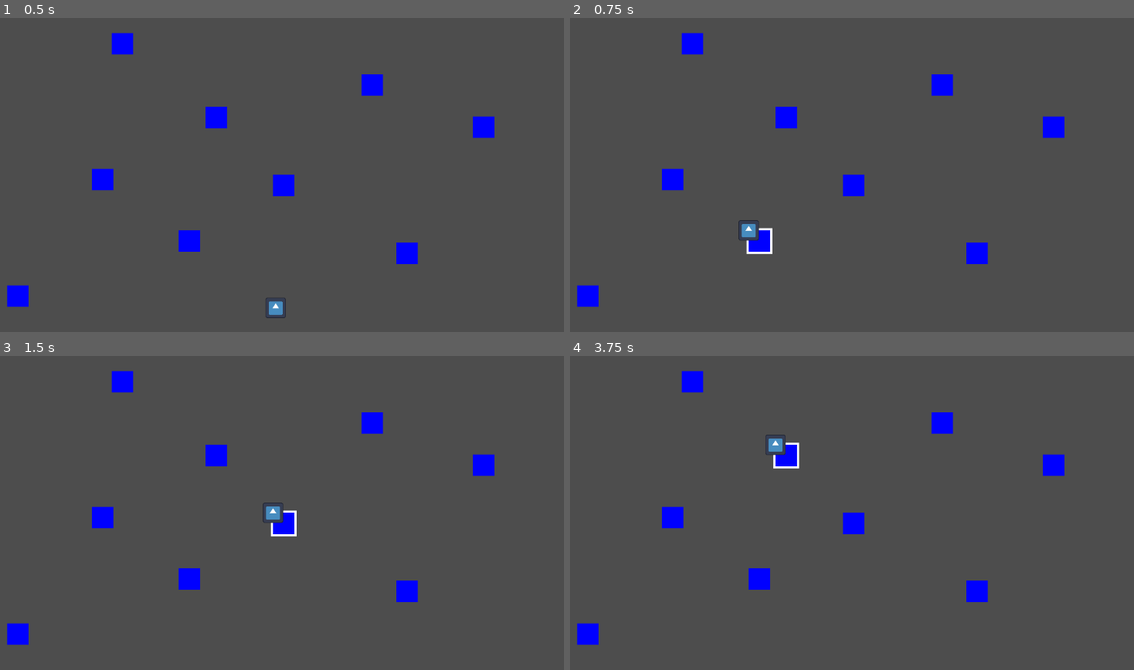
Above: before the commit, frames 1-4 (two rows, left to right).
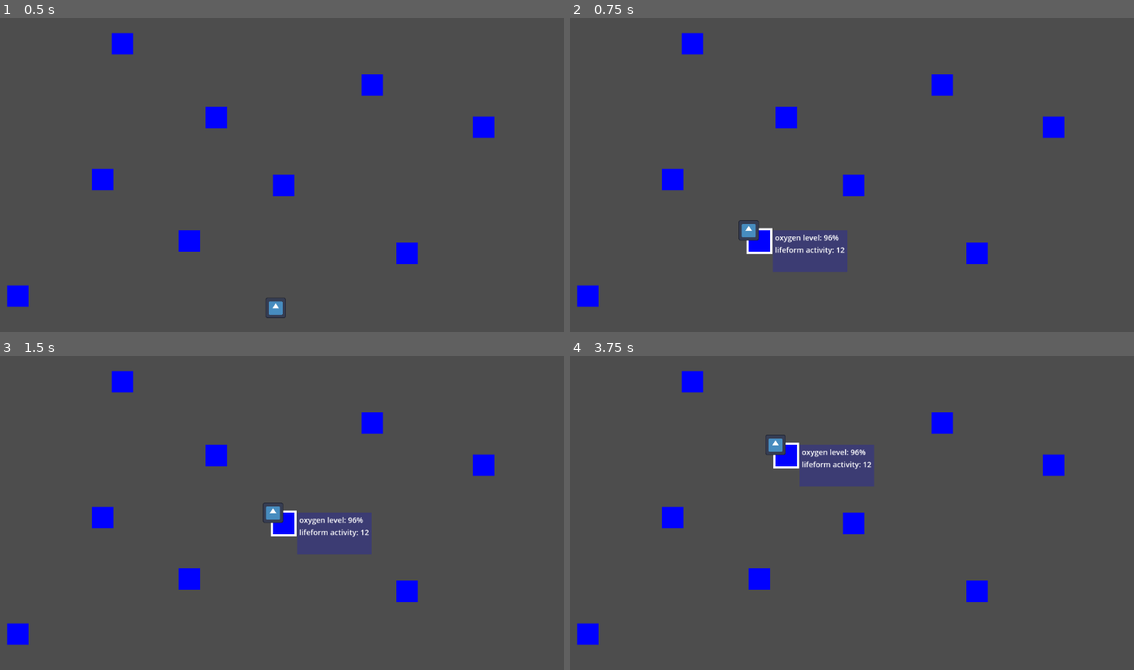
Above: after the commit, the same moments.

Repository: Lukko-Digital/upwell
Game: Godot game, scene res://src/map/map.tscn
Two runs of this game, one before a commit and one after it. Both use one fixed random seed, a clock stepped at 60 frames per second and the inputs below. The project has no main scene, so this scene is started directly. The engine's default icon, where the game draws it, is replaced by a stand-in: a white triangle on a blue panel in a dark square.
Inputs (mouse positions are in pixels of both pictures, inside the frame that each line leads up to):
- Up to frame 1 (0.5 s): no input
- Up to frame 2 (0.75 s): tap Enter at 0.5 s; move the mouse to (761, 240) at 0.52 s; click (761, 240) at 0.67 s
- Up to frame 3 (1.5 s): tap Space at 1.25 s; move the mouse to (282, 522) at 1.27 s; click (282, 522) at 1.42 s
- Up to frame 4 (3.75 s): tap Enter at 2, 3.5 s; move the mouse to (976, 591) at 2.02 s; click (976, 591) at 2.17 s; tap Space at 2.75 s; move the mouse to (671, 516) at 2.77 s; click (671, 516) at 2.92 s; move the mouse to (784, 456) at 3.52 s; click (784, 456) at 3.67 s

Frame 1 is identical in both runs. In frame 2, 1.7% of the frame differs, in the area x 36-50%, y 67-81%; in frame 3, 1.7%; in frame 4, 1.8%, in the area x 40-54%, y 28-42%.

Commit message:
add pipe info

Diff:
--- a/src/map/pipe.gd
+++ b/src/map/pipe.gd
@@ -3,17 +3,28 @@
 
 @onready var hovered_box = $Hovered
 @onready var hitbox = $Hitbox
+@onready var info_tag = $InfoTag
+
+@onready var info_unknown = $InfoTag/Unknown
+@onready var pipe_info = $InfoTag/PipeInfo
+@onready var too_far = $InfoTag/TooFar
 
 signal clicked(pipe)
 
 var player_can_see = false
 var player_can_move = false
 
+func _ready():
+	info_tag.hide()
+	pipe_info.hide()
+
 func _on_mouse_entered():
 	hovered_box.show()
+	info_tag.show()
 
 func _on_mouse_exited():
 	hovered_box.hide()
+	info_tag.hide()
 
 func _on_gui_input(event):
 	if event is InputEventMouseButton:
@@ -28,12 +39,18 @@
 	match area.name:
 		"MovementRadius":
 			player_can_move = true
+			too_far.hide()
 		"VisionRadius":
 			player_can_see = true
+			pipe_info.show()
+			info_unknown.hide()
 
 func _on_hitbox_area_exited(area):
 	match area.name:
 		"MovementRadius":
 			player_can_move = false
+			too_far.show()
 		"VisionRadius":
 			player_can_see = false
+			pipe_info.hide()
+			info_unknown.show()
--- a/src/map/pipe.tscn
+++ b/src/map/pipe.tscn
@@ -28,6 +28,41 @@
 offset_bottom = 44.0
 mouse_filter = 2
 
+[node name="InfoTag" type="ColorRect" parent="."]
+layout_mode = 0
+offset_left = 45.0
+offset_right = 184.0
+offset_bottom = 78.0
+color = Color(0, 0, 1, 0.215686)
+
+[node name="Unknown" type="Label" parent="InfoTag"]
+layout_mode = 0
+offset_left = 49.0
+offset_top = 5.0
+offset_right = 91.0
+offset_bottom = 47.0
+theme_override_font_sizes/font_size = 30
+text = "???"
+
+[node name="PipeInfo" type="Label" parent="InfoTag"]
+offset_left = 4.0
+offset_top = 4.0
+offset_right = 134.0
+offset_bottom = 47.0
+theme_override_font_sizes/font_size = 14
+text = "oxygen level: 96%
+lifeform activity: 12"
+
+[node name="TooFar" type="Label" parent="InfoTag"]
+layout_mode = 0
+offset_left = 22.0
+offset_top = 53.0
+offset_right = 128.0
+offset_bottom = 76.0
+theme_override_colors/font_color = Color(1, 0, 0, 1)
+theme_override_font_sizes/font_size = 14
+text = "PIPE TOO FAR"
+
 [connection signal="gui_input" from="." to="." method="_on_gui_input"]
 [connection signal="mouse_entered" from="." to="." method="_on_mouse_entered"]
 [connection signal="mouse_exited" from="." to="." method="_on_mouse_exited"]
